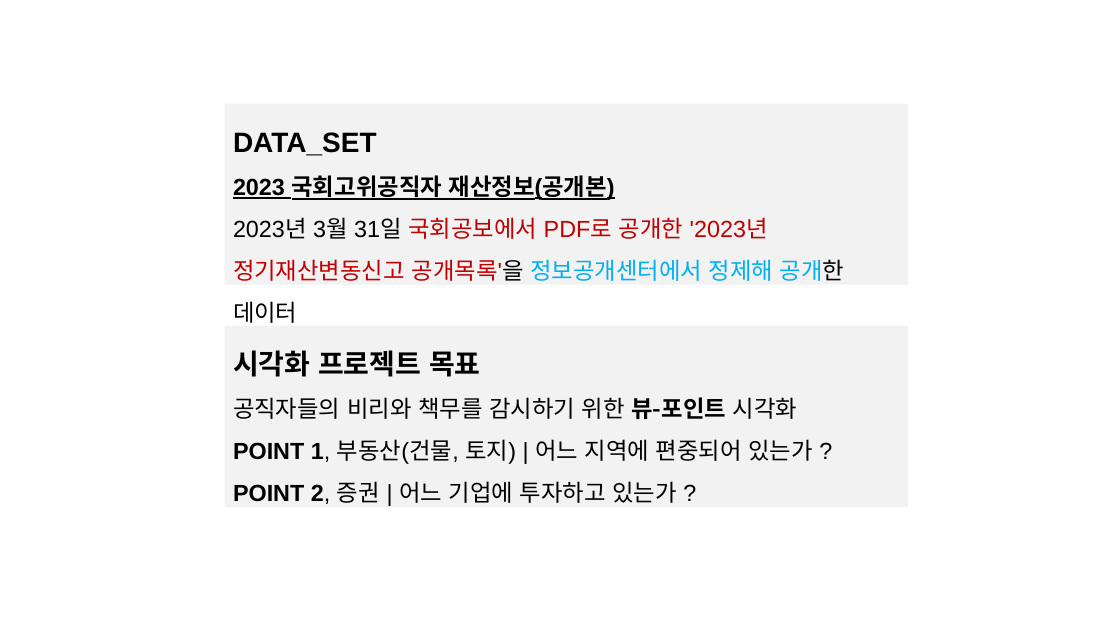
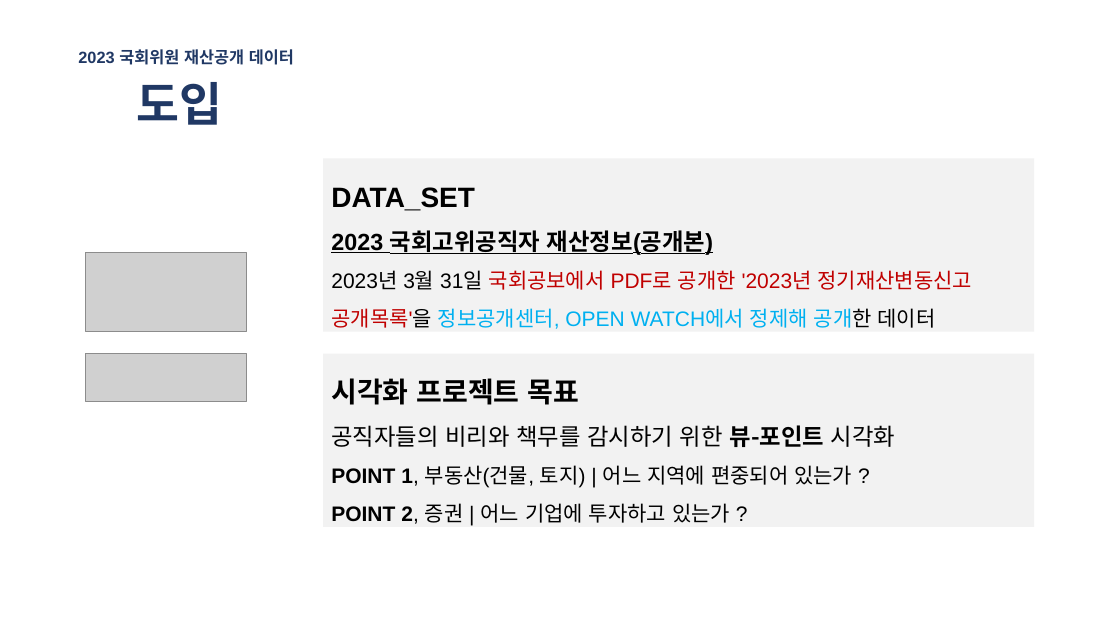
Before and after one commit to wordnbeing/sessac_visualproject, a slide deck: slide 2 of opwatch_visual_prj.pptx (slide 3 before the commit). Drawn at 1120x630 pixels with LibreOffice and Linux fonts; fonts in the diff are those of the drawing; grey boxes stand for pictures. Boxes give left, top, right and bottom in pixels: in the first picture for what was removed or moved away, otherwise in the second. Text is boxed around its words. In the diff, an @@ line names an element or a change of style, - is before the commit and + after.

```diff
--- a/opwatch_visual_prj.pptx
+++ b/opwatch_visual_prj.pptx
@@ text added at [78,49,294,65], 14 pt, text #203864, bold @@
+2023 국회위원 재산공개 데이터
@@ text added at [137,82,223,125], 40 pt, text #203864, bold @@
+도입
@@ rectangle "DATA_SET": place and size @@
-rectangle "DATA_SET" at [225,103,908,285]
+rectangle "DATA_SET" at [323,159,1034,332]
@@ picture added at [86,252,246,331] @@
@@ text in rectangle at [331,270,972,329]: text changed; size 20 to 18 pt @@
-2023년 3월 31일 국회공보에서 PDF로 공개한 '2023년 정기재산변동신고 공개목록'을 정보공개센터에서 정제해 공개한 데이터
+2023년 3월 31일 국회공보에서 PDF로 공개한 '2023년 정기재산변동신고 공개목록'을 정보공개센터, OPEN WATCH에서 정제해 공개한 데이터
@@ picture added at [86,354,246,402] @@
@@ rectangle "시각화 프로젝트 목표": place and size @@
-rectangle "시각화 프로젝트 목표" at [225,326,908,507]
+rectangle "시각화 프로젝트 목표" at [323,354,1034,527]
@@ text in rectangle at [331,465,852,524]: size 20 to 18 pt in "POINT 1, 부동산(건물, 토지) | 어느 지역에 ...", "POINT 2, 증권 | 어느 기업에 투자하고 ..." @@
```
Also in this commit, not shown: 1 other slide changed, 4 slides added, 1 slide removed, 43 other files.
